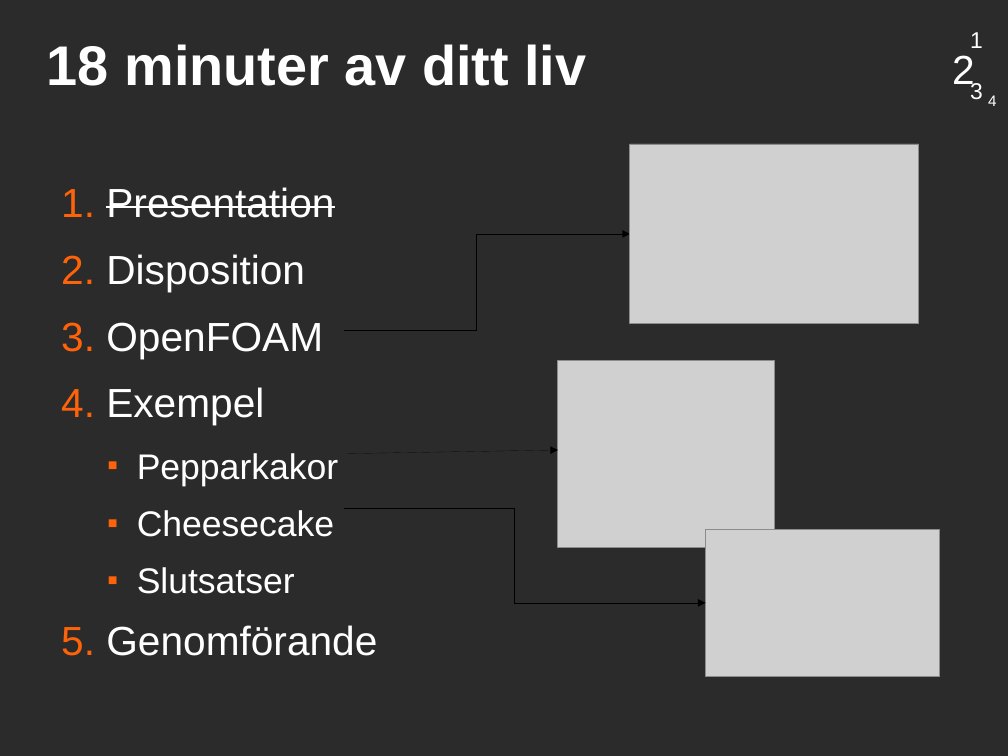
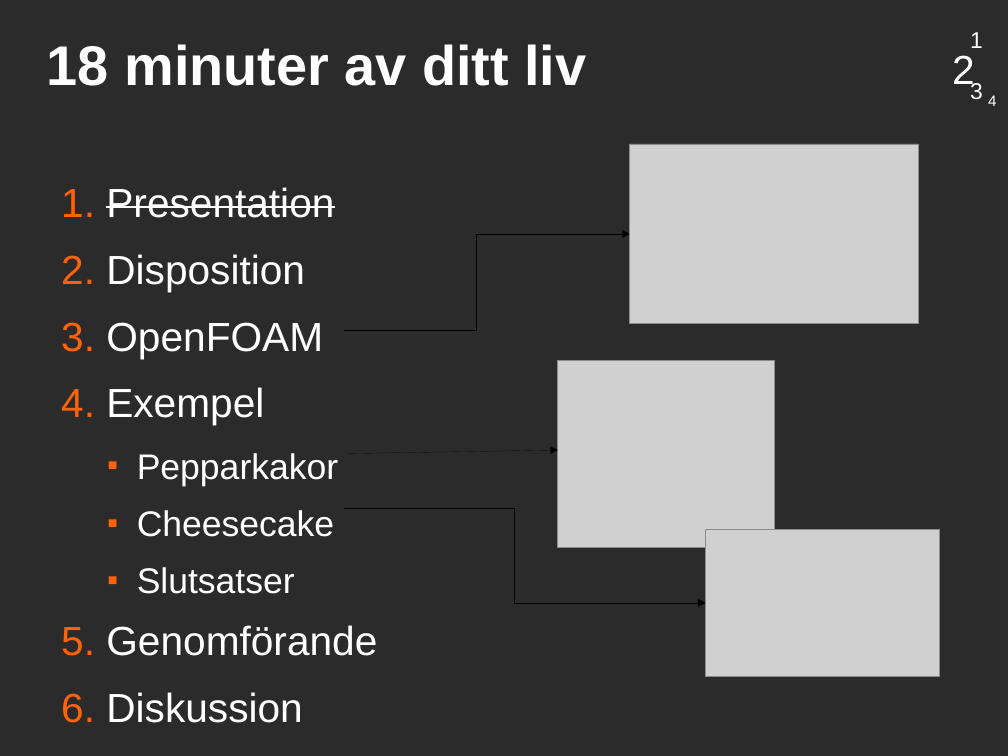
Before and after one commit to saifthe1/openfoam-openmp, a slide deck: slide 3 of presentation/pres.odp. Drawn at 1008x756 pixels with LibreOffice and Linux fonts; fonts in the diff are those of the drawing; grey boxes stand for pictures; background and template pictures are left out; a plain dark background stands for a picture behind light text. Boxes give left, top, right and bottom in pixels: in the first picture for what was removed or moved away, otherwise in the second. Text is boxed around its words. In the diff, an @@ line names an element or a change of style, - is before the commit and + after.

```diff
--- a/presentation/pres.odp
+++ b/presentation/pres.odp
@@ text at <box>106,692,302,723</box>: paragraph added @@
+6. Diskussion
```
Also in this commit, not shown: 3 other slides changed.
